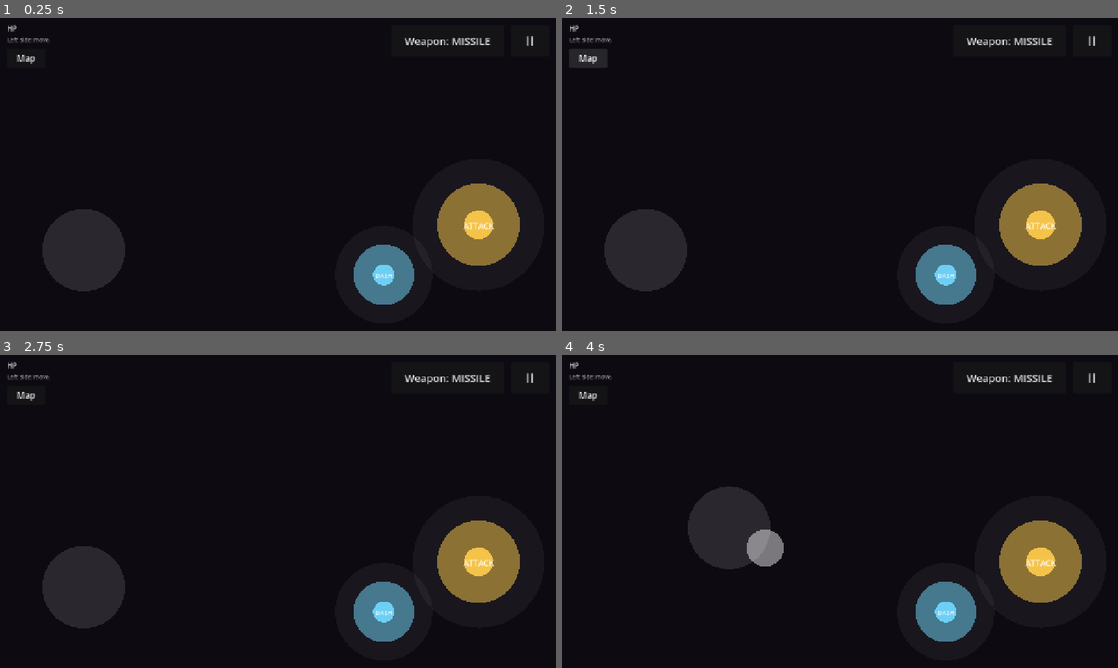
Above: before the commit, frames 1-4 (two rows, left to right).
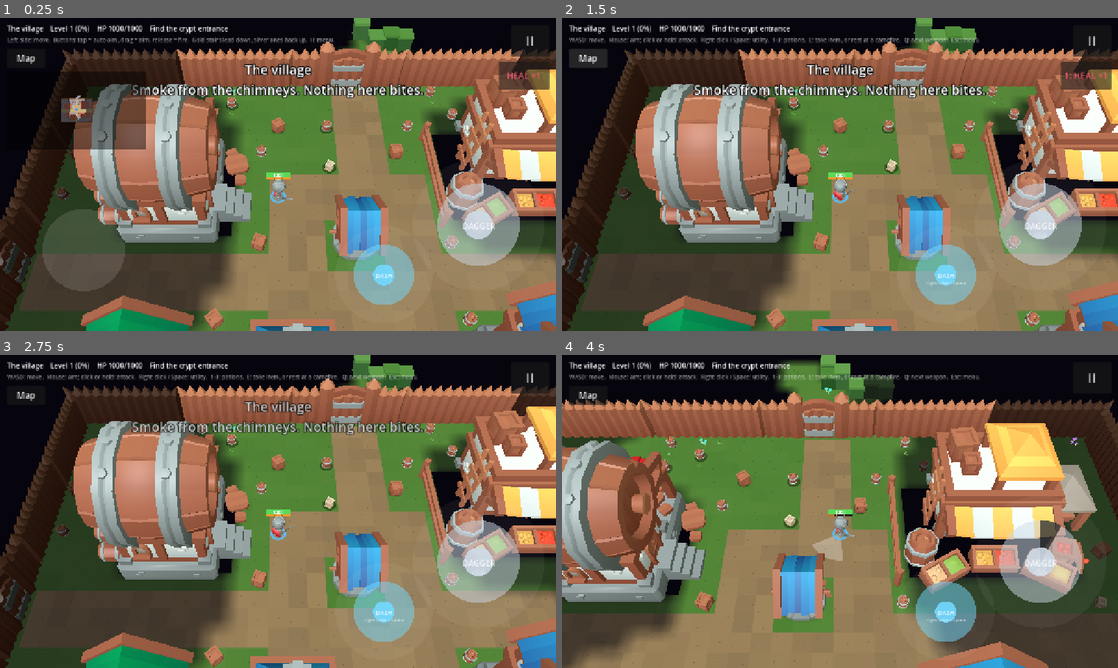
Above: after the commit, the same moments.

Repository: Zenb0t/toto
Game: Godot game, scene res://scenes/main.tscn
The game is run twice, just before and just after one commit, with the same random seed, the same clock (stepped at 60 frames per second) and the same inputs.
Inputs (mouse positions are in pixels of both pictures, inside the frame that each line leads up to):
- Up to frame 1 (0.25 s): no input
- Up to frame 2 (1.5 s): click (1006, 39) at 0.5 s, where only the run before the commit has a clickable "Weapon: MISSILE"; click "Map" at 1.25 s
- Up to frame 3 (2.75 s): click (522, 411) at 2 s, where only the run after the commit has a clickable "1: HEAL ×1"
- Up to frame 4 (4 s): tap Enter at 2.75 s; move the mouse to (962, 495) at 2.77 s; press the mouse at (962, 495) at 2.78 s; hold D (move_right) 2.78-3.5 s; tap Space at 3.02 s; release the mouse at (962, 495) at 3.5 s; drag from (728, 527) to (812, 574) at 3.52 s

The runs differ from the first frame. In frame 1, 83% of the frame differs, in the area x 0-100%, y 0-100%; in frame 2, 82%; in frame 3, 82%; in frame 4, 86%.
Error before the commit: Parse Error: Cannot infer the type of "leads_out" variable because the value doesn't have a set type. (res://scripts/main.gd:976)

Commit message:
Lock the boss arena, wake its band on the seal, and win when the Lich dies
The composition root marks locking rooms from the map, wakes the band of a room that seals, builds the Lich
with his spell rule and kept distance, shows the 'You killed the Lich' summary and plays on.

Co-Authored-By: Claude Sonnet 5.5 <noreply@anthropic.com>
Claude-Session: https://claude.ai/code/session_01FyLf6w2MkwJej5GPFKSkEM

Diff:
--- a/scripts/actors/enemy.gd
+++ b/scripts/actors/enemy.gd
@@ -182,6 +182,12 @@
 	_alerted = true
 
 
+## Its room has just locked (the boss arena, a trap room): it goes after the target, which it ignored until now.
+func wake(target: Node2D) -> void:
+	chase(target)
+	alert()
+
+
 ## What shows over its head: ASLEEP_MARK, NOTICING_MARK, or nothing.
 func mark() -> String:
 	match _brain.state:
--- a/scripts/main.gd
+++ b/scripts/main.gd
@@ -250,17 +250,25 @@
 		if _record.is_killed(cell):
 			continue
 		var band := Band.home_of(_stage.map, cell, _stage.spec.room_wandering_share(), _camp_wandering_share())
+		var locking := _stage.map.locking_kind(_stage.map.room_at(cell)) != LockingRoom.NONE
 		var enemy: Enemy = ENEMY_SCENE.instantiate()
 		enemy.position = DungeonView.cell_center(cell)
 		var monster := Bestiary.by_id(_stage.map.monster_at(cell))
+		if monster.id == Lich.ID:
+			monster = GameTuning.lich(_tuning).monster()
+			enemy.spell_picker = GameTuning.lich_spells(_tuning)
 		enemy.become(monster, GameTuning.enemy_health_multiplier(_tuning))
 		enemy.set_current_health(_record.health_on_return(
 			cell, enemy.health.maximum, _run.seconds_played, GameTuning.enemy_regeneration(_tuning)))
-		enemy.arm(GameTuning.enemy_weapon(_tuning, monster.weapon_id))
+		enemy.arm(GameTuning.monster_weapon(_tuning, monster))
 		enemy.navigation = _stage.pathfinder
 		enemy.squad = _squads_by_band.get_or_add(band.id, Squad.new())
-		enemy.settle(DungeonView.cell_center(band.cell), Band.start_of(_stage.spec.seed_value, band.id, band.wandering_share))
-		enemy.chase(_player)
+		enemy.settle(
+			DungeonView.cell_center(band.cell),
+			Band.start_of(_stage.spec.seed_value, band.id, band.wandering_share, locking))
+		# The band of a locking room is awake but ignores the hero until the room locks (see _on_room_locked).
+		if not locking:
+			enemy.chase(_player)
 		enemy.attack_fired.connect(_spawn_attacks.bind(enemy))
 		enemy.noticed.connect(_on_enemy_noticed)
 		enemy.defeated.connect(_on_enemy_defeated.bind(band.id))
@@ -321,8 +329,8 @@
 	for cell: Vector2i in _spawn_cells.values():
 		var room := _stage.map.room_at(cell)
 		counts[room] = counts.get(room, 0) + 1
-	# No room is marked as locking yet (trap rooms and the boss arena will be): monsters come when they notice.
-	var progress := DungeonProgress.new(counts)
+	# Only the rooms the map marks lock (the boss arena, trap rooms): in the others monsters come when they notice.
+	var progress := DungeonProgress.new(counts, _stage.map.locking_room_ids())
 	# A locking room's band never gives up the chase.
 	for enemy: Enemy in _spawn_cells:
 		enemy.never_gives_up = progress.is_locking(_stage.map.room_at(_spawn_cells[enemy]))
@@ -381,6 +389,7 @@
 	_pause_menu.credits_requested.connect(_on_credits_requested)
 	_credits_panel.finished.connect(_on_credits_finished)
 	_run_summary.play_again_pressed.connect(_restart)
+	_run_summary.keep_playing_pressed.connect(_keep_playing)
 
 
 # --- Input routing -------------------------------------------------------------------------------
@@ -510,10 +519,14 @@
 		_take_stairs(exit)
 
 
+## A locking room seals with the hero in it, and its band, which ignored the hero until now, wakes and attacks.
 func _on_room_locked(room: int) -> void:
 	_stage.view.set_room_closed(room, true)
 	_stage.world.set_doors_closed(_stage.map.doors_of_room(room), true)
 	_sight_origin = DungeonMap.NO_CELL
+	for enemy: Enemy in _spawn_cells:
+		if _stage.map.room_at(_spawn_cells[enemy]) == room:
+			enemy.wake(_player)
 
 
 func _on_room_cleared(room: int) -> void:
@@ -571,6 +584,9 @@
 	_run.hero.kills += 1
 	_grow_from(enemy.monster)
 	_refresh_hud()
+	if enemy.monster.id == Lich.ID:
+		_run.lich_killed()
+		_win()
 	if LootTable.rolls_enemy_drop(GameTuning.enemy_drop_chance(_tuning), _rng):
 		var drop_id := LootTable.enemy_drop_id(enemy.weapon.id, GameTuning.item_ids(), _held_ids(), _rng)
 		_spawn_drop(enemy.position, drop_id)
@@ -845,10 +861,13 @@
 	for enemies: Array in _enemies_by_band.values():
 		for enemy: Enemy in enemies:
 			enemy.move_speed = GameTuning.enemy_move_speed(tuning) * enemy.monster.speed_multiplier
-			enemy.arm(GameTuning.enemy_weapon(tuning, enemy.weapon.id))
+			enemy.arm(GameTuning.monster_weapon(tuning, enemy.monster))
 			enemy.lead_share = GameTuning.enemy_lead_share(tuning)
 			enemy.recover_seconds = GameTuning.enemy_recover_seconds(tuning)
 			enemy.noticing_seconds = GameTuning.enemy_noticing_seconds(tuning)
+			if enemy.monster.id == Lich.ID:
+				enemy.keep_distance_cells = GameTuning.lich(tuning).keep_distance_cells
+				GameTuning.tune_spells(enemy.spell_picker, tuning)
 			enemy.wander_speed_share = GameTuning.enemy_wander_speed_share(tuning)
 			enemy.wander_radius = GameTuning.band_wander_radius_cells(tuning) * DungeonView.TILE_SIZE
 			GameTuning.tune_awareness(enemy.awareness, tuning)
@@ -973,10 +992,11 @@
 func _refresh_hud() -> void:
 	if not _in_play:
 		return
-	var leads_out := _run.destination(WorldLayout.Exit.STAIRS_DOWN).leaves_world()
-	var goal := "Find the way out" if leads_out else "Find the stairs down"
+	var goal := "Find the stairs down"
 	if _branch().outdoors:
 		goal = "Find the crypt entrance"
+	elif not WorldLayout.has_stairs_down(_stage.spec.id):
+		goal = "The Lich is dead" if _run.won else "Kill the Lich"
 	var place := _place().name
 	_hud.text = "%s    Level %d (%d%%)    HP %d/%d    %s" % [
 		place, _experience.level(), roundi(_experience.progress() * 100), _player.health.current,
@@ -990,14 +1010,11 @@
 
 
 ## Down (or up) to the next map with everything the player holds: from the plains into the crypt entrance and back,
-## down the floors, or out of the dungeon from the last one.
+## and down the floors (the last has no stairs down: the Lich's arena is the end).
 func _take_stairs(exit: WorldLayout.Exit) -> void:
 	if not _in_play:
 		return
-	var destination := _run.travel(exit, _carried_hero())
-	if destination.leaves_world():
-		_end_run(RunSummary.Ending.ESCAPED)
-		return
+	_run.travel(exit, _carried_hero())
 	_in_play = false
 	var way := "Down" if exit == WorldLayout.Exit.STAIRS_DOWN else "Up"
 	_hud.text = "%s to the %s..." % [way, _run.current_map().branch().display_name]
@@ -1024,6 +1041,29 @@
 	_run_summary.show_summary(ending, RunSummary.lines(_run, _experience.level(), ending, _player.last_hurt_by))
 
 
+## The Lich is dead: a moment to see it, then the run's summary. Dismissing it carries on playing in the same world
+## (see _keep_playing). A hero who dies in that moment gets the death summary instead.
+func _win() -> void:
+	var run := _run
+	await get_tree().create_timer(SUMMARY_DELAY_SECONDS).timeout
+	if run != _run or not _in_play:
+		return  # The player started over or died meanwhile.
+	_in_play = false
+	get_tree().paused = true
+	_hud_layer.hide()
+	_run_summary.show_summary(
+		RunSummary.Ending.WON, RunSummary.lines(_run, _experience.level(), RunSummary.Ending.WON, ""))
+
+
+## "Keep exploring" on the win summary: back to the same world, the Lich still dead.
+func _keep_playing() -> void:
+	_run_summary.hide()
+	_hud_layer.show()
+	get_tree().paused = false
+	_in_play = true
+	_refresh_hud()
+
+
 ## Dying, restarting from the menu or New world in the Tune screen starts a new world with a new seed.
 func _restart() -> void:
 	_begin_world(_run.next_world(_rng, GameTuning.plains_recipe(_tuning), GameTuning.crypt_recipe(_tuning)))
--- /dev/null
+++ b/tests/integration/test_lich_fight.gd
@@ -0,0 +1,156 @@
+extends GutTest
+## The boss arena and the Lich with real actor scenes: the arena locks when the hero walks in and opens when the
+## Lich dies; he keeps his distance, casts one spell at a time with a pause, and never gives up.
+
+const PLAYER_SCENE := preload("res://scenes/player.tscn")
+const ENEMY_SCENE := preload("res://scenes/enemy.tscn")
+const CELL := DungeonView.TILE_SIZE
+
+var _fired := 0
+
+
+func before_each() -> void:
+	_fired = 0
+
+
+func _hero_at(position: Vector2) -> Player:
+	var player: Player = PLAYER_SCENE.instantiate()
+	player.position = position
+	add_child_autofree(player)
+	return player
+
+
+## The Lich as the game builds him: his Cloud, his spell rule and the distance he keeps. He starts at the origin.
+func _lich(spells := SpellPicker.new()) -> Enemy:
+	var lich := Lich.new()
+	var enemy: Enemy = ENEMY_SCENE.instantiate()
+	enemy.become(lich.monster())
+	enemy.arm(GameTuning.monster_weapon(GameTuning.create(), lich.monster()))
+	enemy.spell_picker = spells
+	enemy.keep_distance_cells = lich.keep_distance_cells
+	enemy.never_gives_up = true
+	enemy.attack_fired.connect(func(_attacks: Array) -> void: _fired += 1)
+	add_child_autofree(enemy)
+	return enemy
+
+
+func _arena() -> DungeonMap:
+	return DungeonMapParser.new().parse(DungeonGenerator.new().generate(4, WorldLayout.FLOOR_COUNT))
+
+
+func _progress_of(map: DungeonMap) -> DungeonProgress:
+	var counts := {}
+	for cell in map.enemy_spawns:
+		counts[map.room_at(cell)] = counts.get(map.room_at(cell), 0) + 1
+	return DungeonProgress.new(counts, map.locking_room_ids())
+
+
+func _arena_cell_clear_of_doors(map: DungeonMap) -> Vector2i:
+	for cell in map.cells_of_room(map.locking_room_of_kind(LockingRoom.Kind.ARENA)):
+		if map.is_clear_of_doors(cell):
+			return cell
+	return DungeonMap.NO_CELL
+
+
+func test_walking_into_the_arena_locks_it_and_other_rooms_stay_open() -> void:
+	var map := _arena()
+	var progress := _progress_of(map)
+	var arena := map.locking_room_of_kind(LockingRoom.Kind.ARENA)
+	var locked: Array[int] = []
+	progress.room_locked.connect(locked.append)
+
+	for room in map.room_count:
+		if room != arena:
+			progress.enter_room(room)
+	assert_eq(progress.locked_room, DungeonProgress.NO_ROOM, "no ordinary room locks")
+	progress.enter_room(map.room_at(_arena_cell_clear_of_doors(map)))
+
+	assert_eq(progress.locked_room, arena)
+	assert_eq(locked, [arena])
+
+
+func test_the_lich_dying_opens_the_arena() -> void:
+	var map := _arena()
+	var progress := _progress_of(map)
+	var arena := map.locking_room_of_kind(LockingRoom.Kind.ARENA)
+	progress.enter_room(arena)
+	var lich := _lich()
+	lich.defeated.connect(func(_dead: Enemy) -> void: progress.record_defeat(arena))
+	var opened: Array[int] = []
+	progress.room_cleared.connect(opened.append)
+	assert_eq(progress.locked_room, arena)
+
+	lich.take_damage(lich.health.maximum)
+
+	assert_eq(progress.locked_room, DungeonProgress.NO_ROOM)
+	assert_eq(opened, [arena])
+
+
+func test_the_lich_backs_away_from_a_hero_who_comes_close() -> void:
+	var hero := _hero_at(Vector2(3 * CELL, 0))
+	var lich := _lich()
+	lich.chase(hero)
+
+	await wait_seconds(1.5)
+
+	assert_lt(lich.position.x, -20.0, "he steps away from the hero, after the cast he began")
+
+
+func test_the_lich_closes_in_on_a_hero_who_is_far_away() -> void:
+	var hero := _hero_at(Vector2(20 * CELL, 0))
+	var lich := _lich()
+	lich.chase(hero)
+
+	await wait_seconds(0.5)
+
+	assert_gt(lich.position.x, 5.0)
+
+
+func test_the_lich_casts_one_spell_and_the_pause_holds_before_the_next() -> void:
+	var spells := SpellPicker.new()
+	spells.pause_seconds = 5.0
+	var hero := _hero_at(Vector2(8 * CELL, 0))
+	var lich := _lich(spells)
+	lich.chase(hero)
+
+	await wait_seconds(2.5)
+
+	assert_eq(_fired, 1, "one cast, and the pause has not run out")
+	assert_false(spells.is_ready())
+
+
+func test_with_a_short_pause_the_lich_keeps_casting() -> void:
+	var spells := SpellPicker.new()
+	spells.pause_seconds = 0.2
+	var hero := _hero_at(Vector2(8 * CELL, 0))
+	var lich := _lich(spells)
+	lich.chase(hero)
+
+	await wait_seconds(3.0)
+
+	assert_gt(_fired, 1)
+
+
+func test_a_lich_who_has_not_been_woken_ignores_the_hero_until_his_room_locks() -> void:
+	var hero := _hero_at(Vector2(6 * CELL, 0))
+	var lich := _lich()
+	lich.settle(Vector2.ZERO, Band.start_of(1, 0, 0.0, true))
+
+	await wait_seconds(1.0)
+	assert_eq(_fired, 0, "he does not cast before the room locks")
+
+	lich.wake(hero)
+	await wait_seconds(1.5)
+
+	assert_gt(_fired, 0, "once it has locked he attacks")
+
+
+func test_the_lich_never_gives_up_however_far_the_hero_gets_from_his_home() -> void:
+	var hero := _hero_at(Vector2(40 * CELL, 0))
+	var lich := _lich()
+	lich.settle(Vector2.ZERO, Band.Start.WANDERING)
+	lich.wake(hero)
+
+	await wait_seconds(Awareness.DEFAULT_GIVE_UP_SECONDS + 2.0)
+
+	assert_gt(lich.position.x, 6.0 * CELL, "he is still coming for the hero, not walking home")
Not shown, added: tests/integration/test_lich_fight.gd.uid
Not shown, added: tests/unit/test_boss_arena.gd.uid
